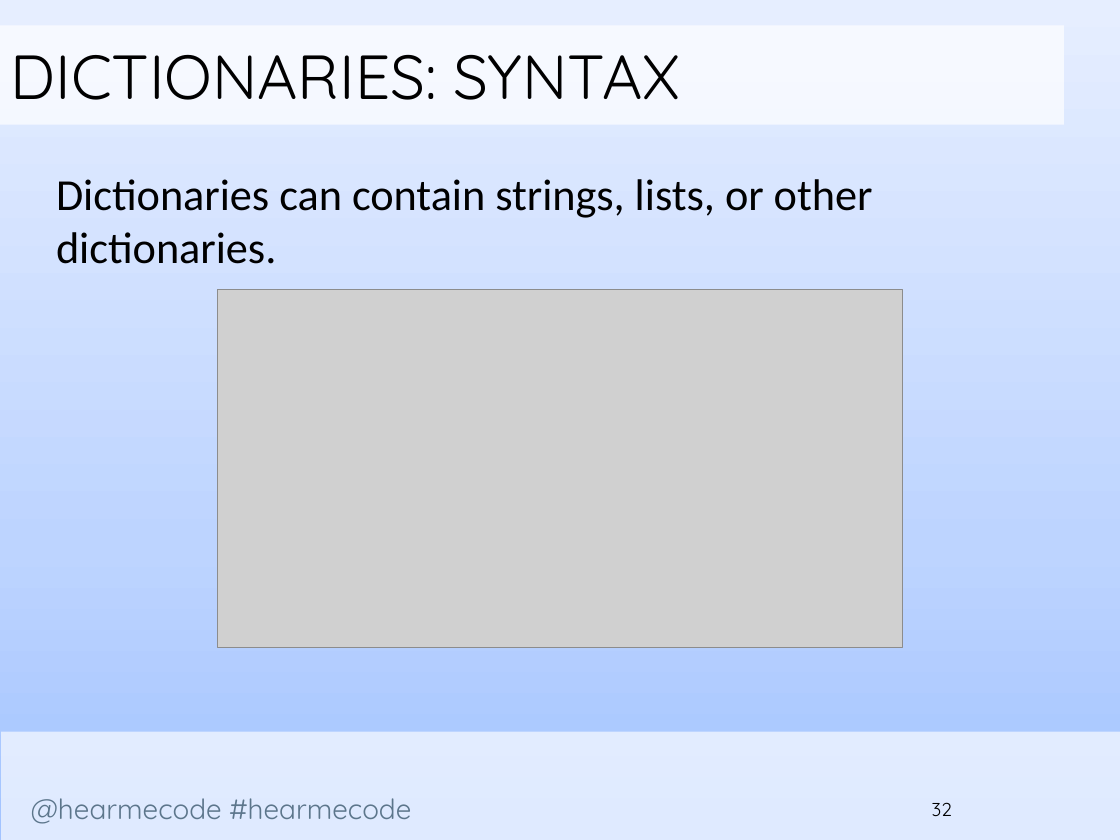
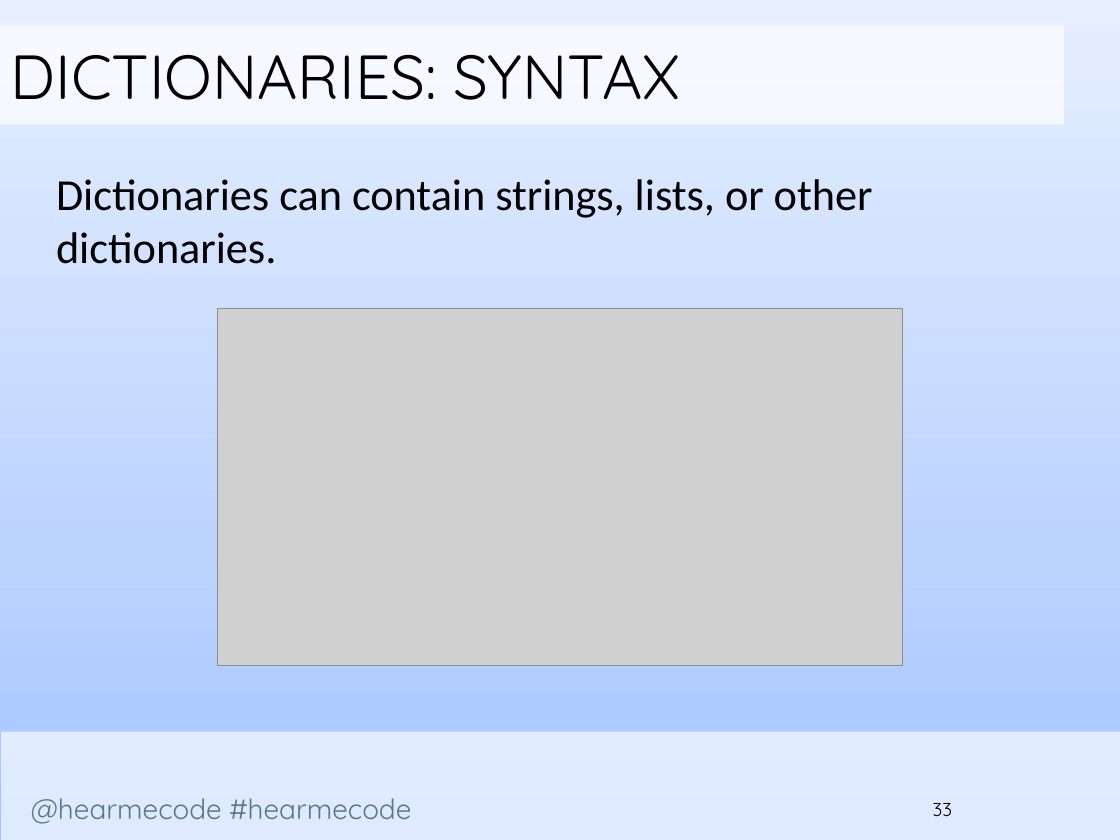
Before and after one commit to codelikeagirlcny/python-lessons-cny, a slide deck: slide 33 of slides/Lesson 3/Hear Me Code - File Handling and Dictionaries.pptx (slide 32 before the commit). Drawn at 1120x840 pixels with LibreOffice and Linux fonts; fonts in the diff are those of the drawing; grey boxes stand for pictures; background and template pictures are left out. Boxes give left, top, right and bottom in pixels: in the first picture for what was removed or moved away, otherwise in the second. Text is boxed around its words. In the diff, an @@ line names an element or a change of style, - is before the commit and + after.

```diff
--- a/slides/Lesson 3/Hear Me Code - File Handling and Dictionaries.pptx
+++ b/slides/Lesson 3/Hear Me Code - File Handling and Dictionaries.pptx
@@ picture: place and size @@
-picture at [217, 289, 903, 646]
+picture at [217, 308, 903, 665]
@@ page number at [933, 803, 952, 817]: text changed @@
-32
+33
```
Also in this commit, not shown: 23 other slides changed, 1 slide added, 1 other file.
